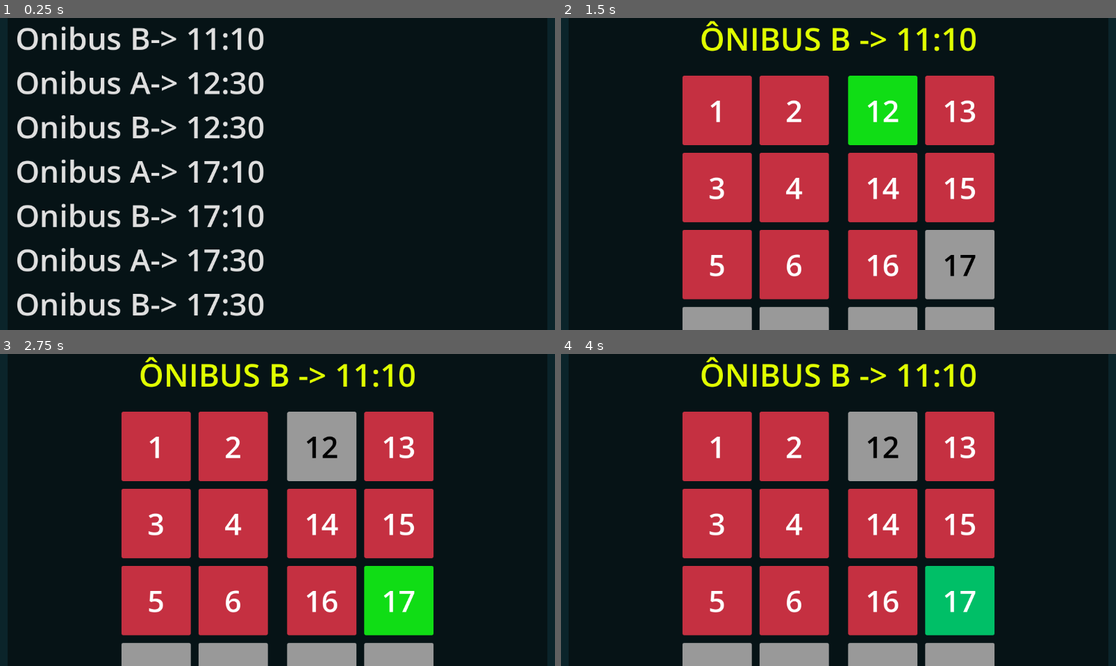
Above: before the commit, frames 1-4 (two rows, left to right).
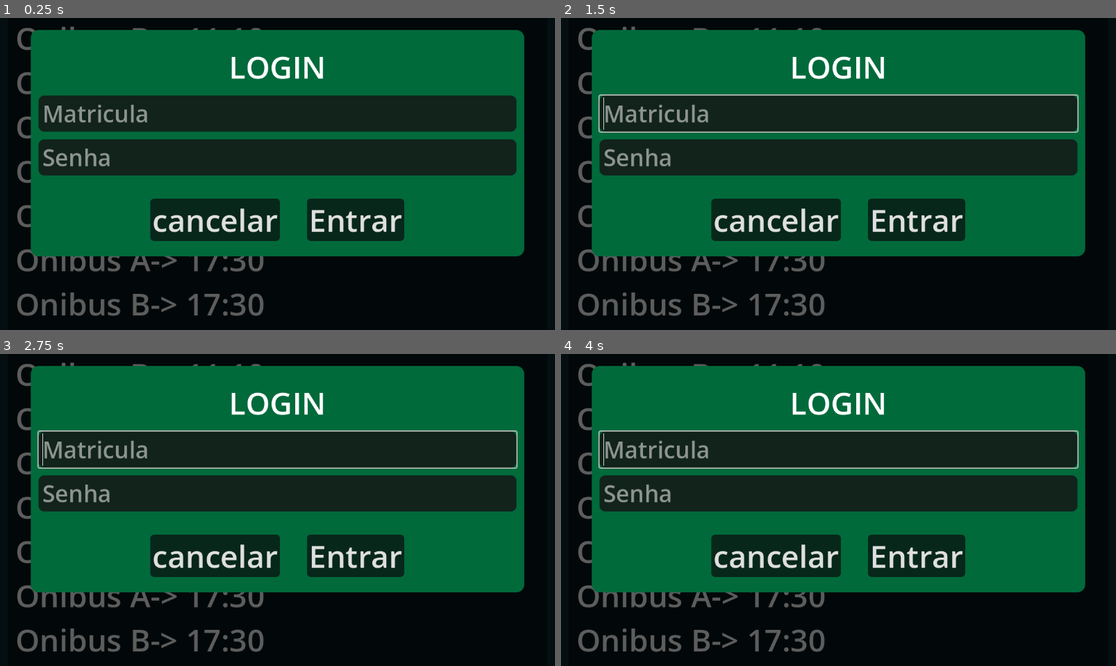
Above: after the commit, the same moments.

Repository: DOGamedev5/IHCRotasIFCE
Game: Godot game, scene res://src/mobileMain/main.tscn
Two runs of this game, one before a commit and one after it. Both use one fixed random seed, a clock stepped at 60 frames per second and the inputs below. This scene is started directly instead of the project's main scene.
Inputs (mouse positions are in pixels of both pictures, inside the frame that each line leads up to):
- Up to frame 1 (0.25 s): no input
- Up to frame 2 (1.5 s): click "Onibus B-> 11:10" at 0.5 s; click (882, 111) at 1.25 s, where only the run before the commit has a clickable "12"
- Up to frame 3 (2.75 s): click (399, 600) at 2 s, where only the run before the commit has a clickable "17"
- Up to frame 4 (4 s): click (838, 416) at 2.75 s, where only the run after the commit has a clickable "Onibus A-> 12:30"; click (838, 463) at 3.5 s, where only the run after the commit has a clickable "Onibus B-> 12:30"

The runs differ from the first frame. In frame 1, 48% of the frame differs, in the area x 0-100%, y 0-100%; in frame 2, 70%; in frame 3, 70%; in frame 4, 70%.
Error before the commit: Invalid call. Nonexistent function 'isAluno' in base 'Control (main.gd)'. (res://src/reservasVisualize/acentos.gd:29)
Error after the commit: Invalid call. Nonexistent function 'isAluno' in base 'Control (main.gd)'. (res://src/reservasVisualize/acentos.gd:30)

Commit message:
improvements

Diff:
--- a/src/classes/rotaObject.gd
+++ b/src/classes/rotaObject.gd
@@ -30,11 +30,10 @@
 
 	if acentos[id] == ACENTO_STATUS.VAZIO:
 		acentos[id] = ACENTO_STATUS.RESERVADO
-		print("AAAA")
+
 		for i in range(acentos.size()):
 			if acentos[i] == ACENTO_STATUS.RESERVADO and i != id:
 				acentos[i] = ACENTO_STATUS.VAZIO
-				print("BBBB")
 
 
 func acentosOcupadosSetup(listID : Array[int]):
--- a/src/desktopMain/main.tscn
+++ b/src/desktopMain/main.tscn
@@ -296,7 +296,6 @@
 [color=orange]Feriado: [/color] Os onibus não irão fazer a rota no proximo feriado no dia DD/MM/AAAA, portanto não haverá aulas nesse dia."
 
 [node name="login" type="ColorRect" parent="." unique_id=455110791]
-visible = false
 layout_mode = 1
 anchors_preset = 15
 anchor_right = 1.0
--- a/src/mobileMain/main.tscn
+++ b/src/mobileMain/main.tscn
@@ -303,7 +303,6 @@
 icon = ExtResource("6_004wd")
 
 [node name="login" type="ColorRect" parent="." unique_id=455110791]
-visible = false
 layout_mode = 1
 anchors_preset = 15
 anchor_right = 1.0
@@ -320,9 +319,9 @@
 grow_horizontal = 2
 grow_vertical = 2
 theme_override_constants/margin_left = 64
-theme_override_constants/margin_top = 256
+theme_override_constants/margin_top = 512
 theme_override_constants/margin_right = 64
-theme_override_constants/margin_bottom = 384
+theme_override_constants/margin_bottom = 640
 
 [node name="PanelContainer" type="PanelContainer" parent="login/login" unique_id=25951452]
 layout_mode = 2
--- a/src/reservasVisualize/acentos.gd
+++ b/src/reservasVisualize/acentos.gd
@@ -18,9 +18,10 @@
 	if ProjectSettings.get("global/isMobile"):
 		textName.add_theme_font_size_override("font_size", 48+18)
 		reservBtn.add_theme_font_size_override("font_size", 36+18+9)
+		reservBtn.text = " Reservar Assento "
 
 func setup(info : RotaObject, id : int):
-	textName.text = "ÔNIBUS {0} -> {1}".format([info.nome, info.horario])
+	textName.text = "ÔNIBUS {0} ➔ {1}".format([info.nome, info.horario])
 	currentID = id
 	_clearLists()
 	_create_buttons(info)
--- a/src/reservasVisualize/acentos.tscn
+++ b/src/reservasVisualize/acentos.tscn
@@ -3,6 +3,10 @@
 [ext_resource type="Script" uid="uid://duwa757d4bvwd" path="res://src/reservasVisualize/acentos.gd" id="1_r6n58"]
 
 [sub_resource type="StyleBoxFlat" id="StyleBoxFlat_ig7tw"]
+content_margin_left = 8.0
+content_margin_top = 4.0
+content_margin_right = 8.0
+content_margin_bottom = 4.0
 bg_color = Color(0.15090796, 0.4523279, 0.32898548, 1)
 corner_radius_top_left = 8
 corner_radius_top_right = 8
@@ -96,12 +100,13 @@
 custom_minimum_size = Vector2(0, 32)
 layout_mode = 2
 size_flags_vertical = 4
+theme_override_constants/h_separation = 4
 theme_override_font_sizes/font_size = 18
 theme_override_styles/normal = SubResource("StyleBoxFlat_ig7tw")
 theme_override_styles/pressed = SubResource("StyleBoxFlat_0xm2m")
 theme_override_styles/hover = SubResource("StyleBoxFlat_h2yge")
 theme_override_styles/disabled = SubResource("StyleBoxFlat_1bvp3")
 theme_override_styles/focus = SubResource("StyleBoxFlat_lquwl")
-text = "Reservar Assento"
+text = " Reservar Assento"
 
 [connection signal="pressed" from="content/buttons/reserva" to="." method="_on_reserva_pressed"]
